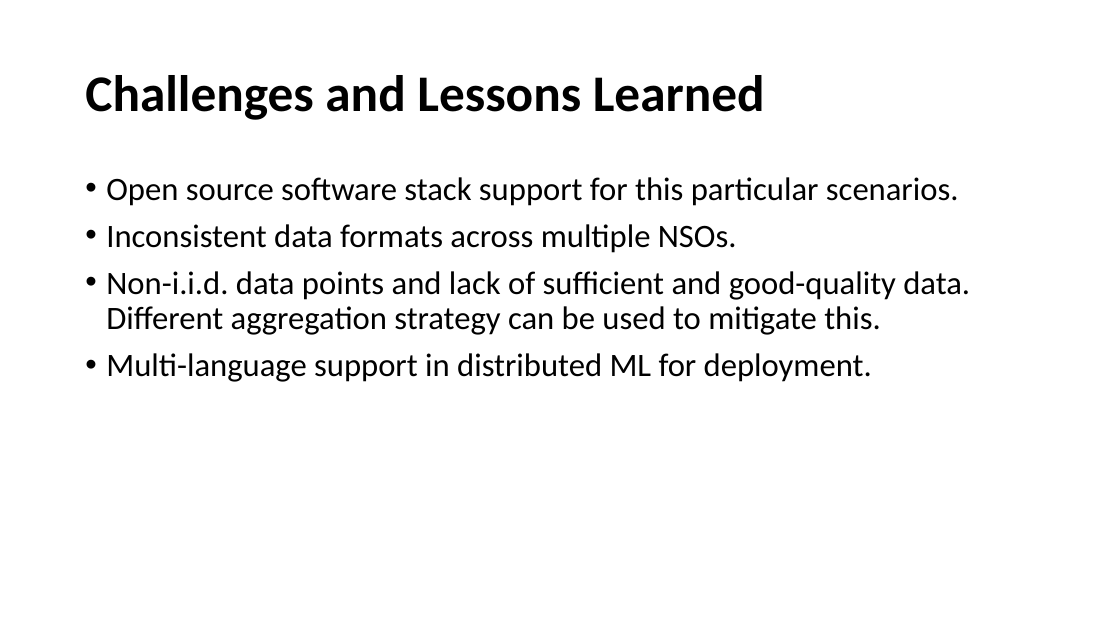
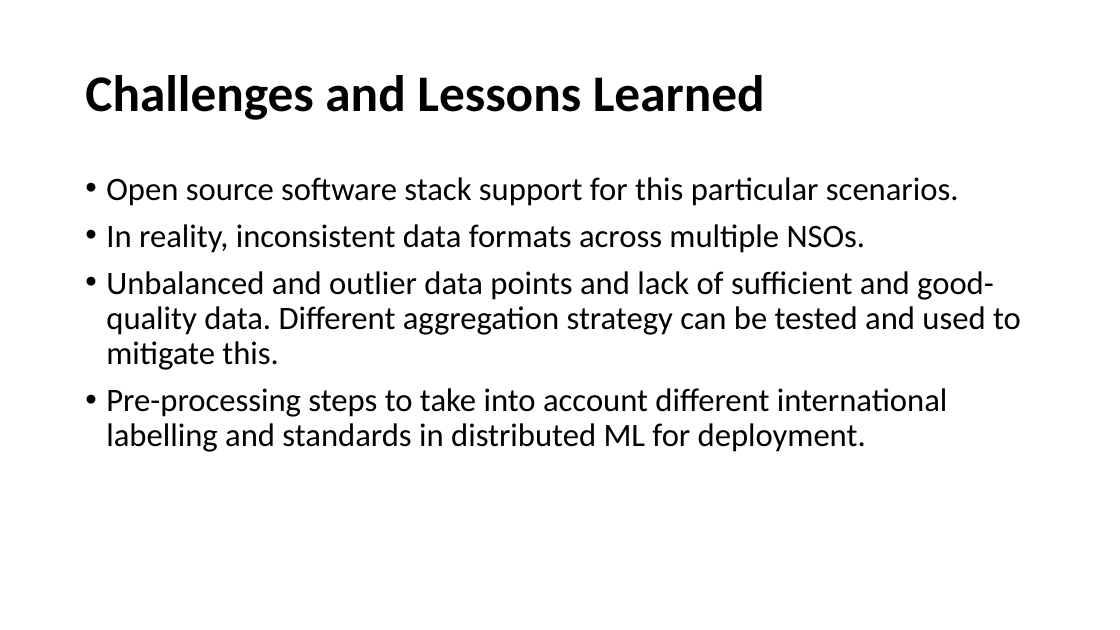
Before and after one commit to StatCan/UN-PML-Pilot, a slide deck: slide 13 of docs/UNECE-IPP-Private-ML.pptx (slide 14 before the commit). Drawn at 1120x630 pixels with LibreOffice and Linux fonts; fonts in the diff are those of the drawing. Boxes give left, top, right and bottom in pixels: in the first picture for what was removed or moved away, otherwise in the second. Text is boxed around its words. In the diff, an @@ line names an element or a change of style, - is before the commit and + after.

Commit message:
Fixed typos in presentation

```diff
--- a/docs/UNECE-IPP-Private-ML.pptx
+++ b/docs/UNECE-IPP-Private-ML.pptx
@@ text at box(106, 224, 1021, 452): text changed @@
-• Inconsistent data formats across multiple NSOs.
-• Non-i.i.d. data points and lack of sufficient and good-quality data. Different aggregation strategy can be used to mitigate this.
-• Multi-language support in distributed ML for deployment.
+• In reality, inconsistent data formats across multiple NSOs.
+• Unbalanced and outlier data points and lack of sufficient and good-quality data. Different aggregation strategy can be tested and used to mitigate this.
+• Pre-processing steps to take into account different international labelling and standards in distributed ML for deployment.
```
Also in this commit, not shown: 2 other slides changed, 1 slide added, 2 slides removed, 1 other file.
